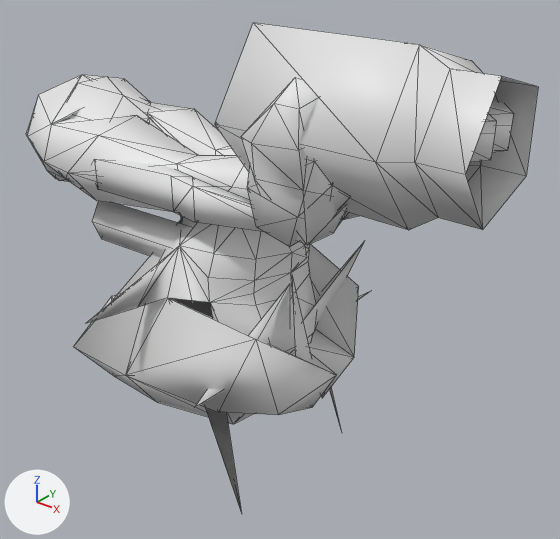
Renders of the Blender file Aria_Example/Aria_Hiro_Child.blend from each side of a commit.
Both versions are drawn from a 50 mm lens placed at (3.58, -2.55, 1.11), pointed at (1.45, 0.12, -0.54). Lighting does not change. The marker at lower left points along +X, +Y and +Z. Mesh edges are drawn as thin lines. Materials are left out; every surface is plain grey.

Before the edit, the objects in view are built like this:
```python
ob_bottle = bpy.data.objects.new('Bottle', me_out_000)
ob_bottle.location = (0.0, -0.015, 0.0)
ob_bottle.rotation_euler = (1.542, 0.0, 0.0)  # degrees (88, 0, 0)
ob_bottle.scale = (0.00103, 0.00103, 0.00103)
ob_bottle_hand_l = bpy.data.objects.new('Bottle.Hand.L', me_bottle_hand_l_me_060141b0)
ob_bottle_hand_l.location = (0.0, 0.0, 0.0)
ob_bottle_hand_l.rotation_euler = (1.571, 0.0, 0.0)  # degrees (90, 0, 0)
ob_riggedmesh = bpy.data.objects.new('riggedmesh', me_me_06002748)
ob_riggedmesh.location = (0.0, 0.0, 0.0)
ob_sheath = bpy.data.objects.new('Sheath', me_me_06002748_004)
ob_sheath.location = (0.0, 0.0, 0.0)
```
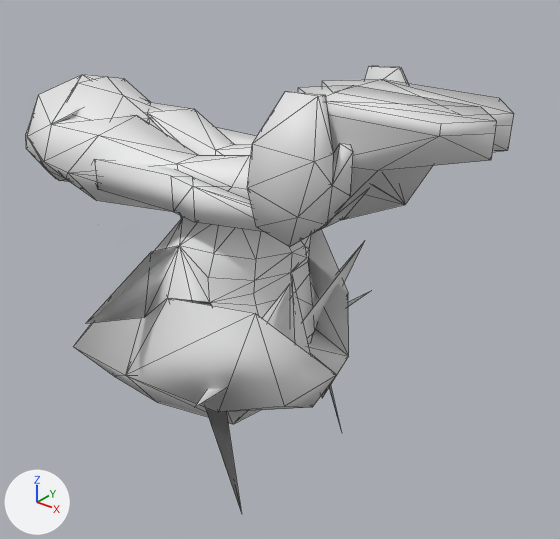
What differs and where, as boxes [x1, y1, x2, y2] in the pictures (560 x 539 px; the box of a moved part takes in the faces that stretch with it):
'riggedmesh', reshaped
    before: [26, 74, 513, 514]
    after: [26, 65, 513, 514]
'Bottle', hidden
    before: [215, 23, 538, 230]
'Bottle.Hand.L', hidden
    before: [241, 77, 348, 245]
'Sheath', hidden
    before: [92, 201, 189, 258]
part 1 of me_me_06002748, moved or reshaped
    before: [126, 244, 359, 415]
    after: [126, 230, 349, 412]
part 2 of me_me_06002748, moved or reshaped (not visible before)
    after: [26, 84, 77, 169]
part 3 of me_me_06002748, moved or reshaped
    both: [87, 246, 179, 323]

The change, as a list of edits to the scene's bpy script:
```text
Change me_me_06002748:
    where me_me_06002748.from_pydata(...)  # 340 vertices, 587 faces, 3 loose edges; spans x -0.08..2.55, y -0.72..0.7, z -1.65..0.46
    used by ob_riggedmesh; location = (0.0, 0.0, 0.0)
    me_me_06002748 part 1
    me_me_06002748.vertices[14].co: (1.33, 0.48, -0.88) -> (1.45, 0.36, -0.79)
    me_me_06002748.vertices[58].co: (1.74, -0.41, -0.58) -> (1.74, -0.41, -0.46)  # pixel (255, 339) -> pixel (255, 313)
    me_me_06002748.vertices[60].co: (1.77, -0.29, -1.03) -> (1.8, -0.29, -0.96)  # pixel (278, 414) -> pixel (284, 406)
    me_me_06002748.vertices[65].co: (1.88, 0.15, -0.89) -> (1.88, 0.1, -0.86)  # pixel (354, 357) -> pixel (348, 356)
    me_me_06002748.vertices[66].co: (1.42, 0.51, -0.91) -> (1.53, 0.51, -0.91)
    me_me_06002748.vertices[67].co: (1.11, 0.51, -0.46) -> (1.25, 0.66, -0.46)
    me_me_06002748.vertices[147].co: (1.54, 0.38, -0.98) -> (1.54, 0.38, -0.86)
    me_me_06002748.vertices[195].co: (1.78, 0.32, -0.61) -> (1.78, 0.23, -0.62)  # pixel (358, 286) -> pixel (348, 293)
    me_me_06002748.vertices[296].co: (1.63, 0.19, -0.72) -> (1.6, 0.19, -0.72)  # not seen -> pixel (312, 305)
    me_me_06002748.vertices[303].co: (1.63, -0.2, -0.7) -> (1.6, -0.2, -0.7)
    me_me_06002748.vertices[319].co: (1.18, 0.42, -0.39) -> (1.14, 0.43, -0.34)
    me_me_06002748.vertices[320].co: (1.11, 0.49, -0.61) -> (1.14, 0.5, -0.65)
    me_me_06002748 part 2
    me_me_06002748.vertices[73].co: (-0.06, -0.16, -0.15) -> (-0.06, -0.21, -0.15)  # not seen -> pixel (26, 148)
    me_me_06002748.vertices[78].co: (-0.06, 0.14, -0.15) -> (-0.06, 0.19, -0.15)
    me_me_06002748.vertices[139].co: (-0.06, 0.04, -0.23) -> (-0.06, 0.12, -0.23)
    me_me_06002748.vertices[140].co: (-0.06, -0.06, -0.23) -> (-0.06, -0.14, -0.23)
    me_me_06002748 part 3
    me_me_06002748.vertices[317].co: (1.11, -0.5, -0.61) -> (1.14, -0.5, -0.65)  # pixel (137, 307) -> pixel (144, 317)
    me_me_06002748.vertices[318].co: (1.18, -0.41, -0.39) -> (1.14, -0.43, -0.34)  # pixel (160, 261) -> pixel (151, 251)
Change ob_sheath:
    add ob_sheath.hide_viewport = True
Change ob_bottle:
    ob_bottle.rotation_euler: (1.542, 0.0, 0.0) -> (0.0, 0.0, 0.0)  # degrees (88, 0, 0) -> degrees (0, 0, 0)
    ob_bottle.scale: (0.00103, 0.00103, 0.00103) -> (1.0, 1.0, 1.0)
    ob_bottle.location: (0.0, -0.015, 0.0) -> (0.0, 0.0, 0.0)
    add ob_bottle.hide_viewport = True
Change ob_bottle_hand_l:
    ob_bottle_hand_l.rotation_euler: (1.571, 0.0, 0.0) -> (0.0, 0.0, 0.0)  # degrees (90, 0, 0) -> degrees (0, 0, 0)
    add ob_bottle_hand_l.hide_viewport = True
```
